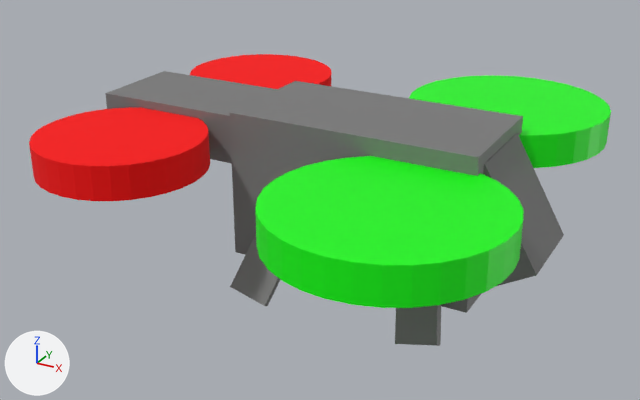
A saved change to the Blender file ws/src/navsim_pkg/models/UAM/aerotaxi/design/aguila.blend.
The view is the same before and after, from a camera (50 mm lens) standing at (4.12, -8.81, 5.38) and looking at (-0.69, -0.07, 1.01). The axes (+X, +Y, +Z) are drawn at lower left. The lights are the same throughout.

Names of what the first picture shows: 'brazo_NE', 'brazo_SE', 'cabina', 'cockpit', 'cola', 'rotor_NE', 'rotor_NW', 'rotor_SE', 'rotor_SW'.
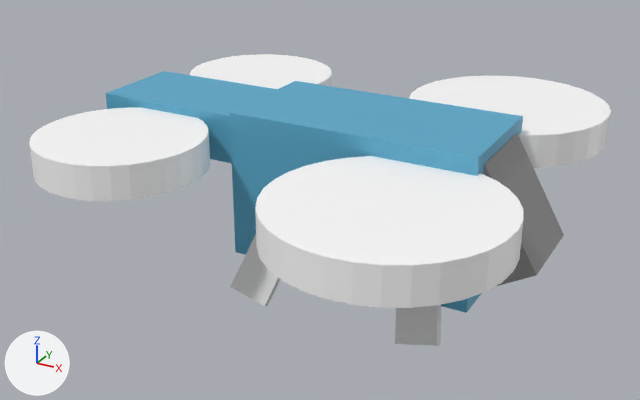
Commit message: aguila updates

Where the newer file only moved an object's origin or applied its transform, the numbers keep the older frame.

Patch to the scene script:
```diff
--- a/ws/src/navsim_pkg/models/UAM/aerotaxi/design/aguila.blend.py
+++ b/ws/src/navsim_pkg/models/UAM/aerotaxi/design/aguila.blend.py
@@ mat_fuselaje @@
+mat_fuselaje = principled_material('fuselaje')
+mat_fuselaje.base_color = (0.1, 0.4, 0.6)  # cyan #59aacb
@@ mat_rotores @@
+mat_rotores = principled_material('rotores')
+mat_rotores.base_color = (1.0, 1.0, 1.0)  # white #ffffff
@@ mat_patas @@
+mat_patas = principled_material('patas')
+mat_patas.base_color = (0.7, 0.7, 0.7)  # light grey #dadada
@@ me_cube @@
 me_cube.from_pydata(...)  # 8 vertices, 6 faces; spans x -0.05..0.05, y -0.02..0.02, z 0.0017..0.0317
-me_cube.materials.append(mat_negro)  # grey #7c7c7c
+me_cube.materials.append(mat_fuselaje)  # cyan #59aacb
@@ me_brazo @@
 me_brazo.from_pydata(...)  # 8 vertices, 6 faces; spans x -0.04..0.04, y -0.005..0.005, z -0.005..0.005
-me_brazo.materials.append(mat_negro)  # grey #7c7c7c
+me_brazo.materials.append(mat_patas)  # light grey #dadada
@@ me_rotor_trasero @@
 me_rotor_trasero.from_pydata(...)  # 64 vertices, 34 faces; spans x -1.0..1.0, y -1.0..1.0, z -0.1..0.1
-me_rotor_trasero.materials.append(mat_rojo)  # red #ff0000
+me_rotor_trasero.materials.append(mat_rotores)  # white #ffffff
@@ me_rotor_delantero @@
 me_rotor_delantero.from_pydata(...)  # 64 vertices, 34 faces; spans x -0.05..0.05, y -0.05..0.05, z -0.0025..0.0025
-me_rotor_delantero.materials.append(mat_verde)  # green #00ff00
+me_rotor_delantero.materials.append(mat_rotores)  # white #ffffff
@@ me_rotor_delantero_002 @@
 me_rotor_delantero_002.from_pydata(...)  # 64 vertices, 34 faces; spans x -1.25..1.25, y -1.25..1.25, z -0.2..0.2
-me_rotor_delantero_002.materials.append(mat_verde)  # green #00ff00
+me_rotor_delantero_002.materials.append(mat_rotores)  # white #ffffff
@@ me_cube_004 @@
 me_cube_004.from_pydata(...)  # 8 vertices, 6 faces; spans x -0.05..0.05, y -0.02..0.02, z -0.015..0.015
-me_cube_004.materials.append(mat_negro_003)  # grey #7c7c7c
+me_cube_004.materials.append(mat_fuselaje)  # cyan #59aacb
```

Where the change shows, as pixel boxes [x1, y1, x2, y2] in the pictures (640 x 400 px):
'rotor_NE', recoloured (green to white): [255, 156, 523, 308] in both
'cabina', recoloured: [230, 81, 523, 313] in both
'rotor_SW', recoloured (red to white): [29, 107, 210, 201] in both
'rotor_NW', recoloured (green to white): [409, 76, 611, 168] in both
'cola', recoloured: [105, 71, 277, 164] in both
'rotor_SE', recoloured (red to white): [190, 54, 331, 89] in both
'brazo_NE', recoloured: [395, 305, 441, 346] in both
'brazo_SE', recoloured: [230, 234, 280, 306] in both
